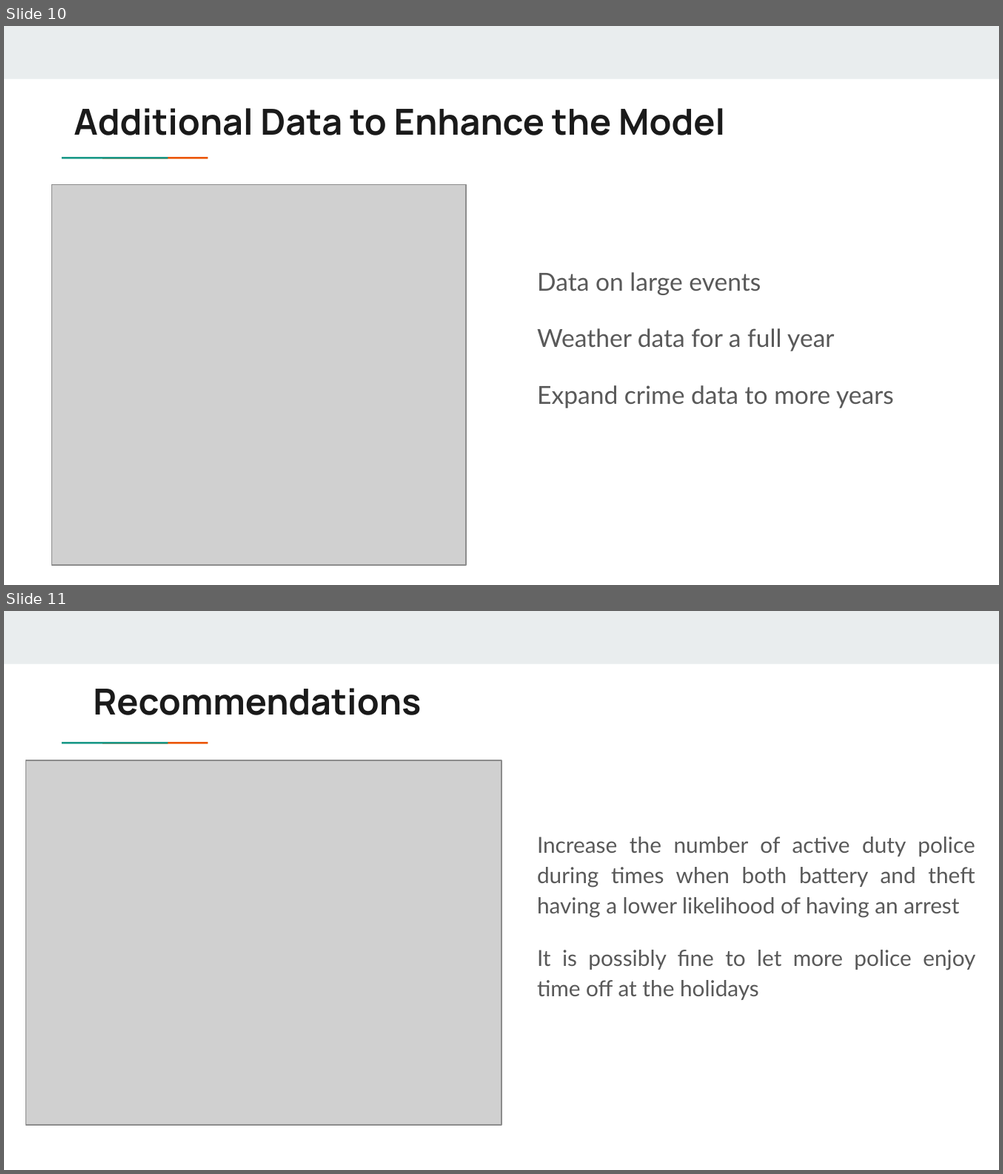
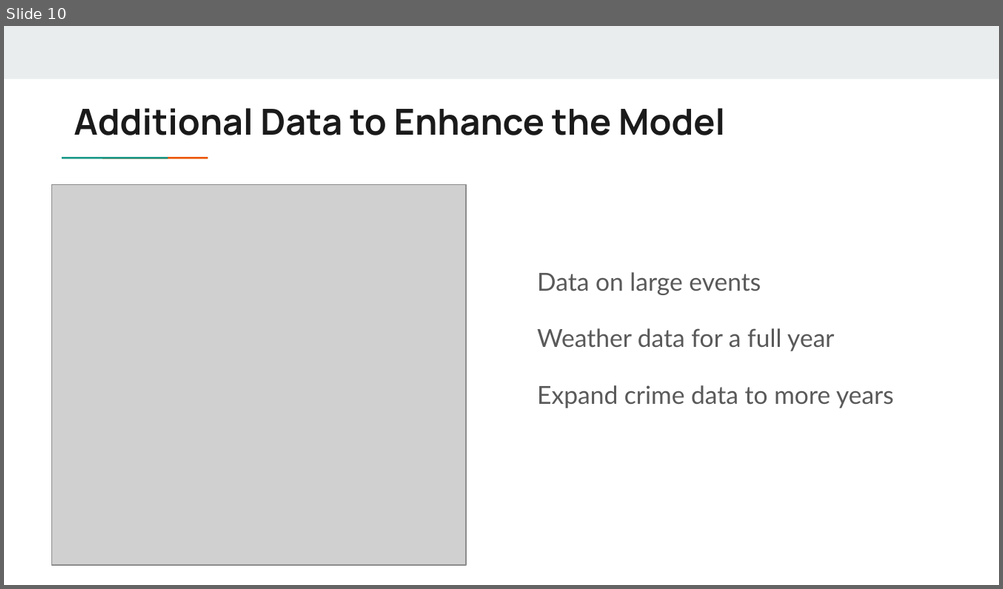
Before and after one commit to scarlett425/portfolio, a slide deck: Chicago Crime.pptx. Shown one above the other, each under a label of ours: slides 10 and 11 before the commit, slide 10 after it. The pictures are 1003x1174 and 1003x589 pixels, drawn with LibreOffice and Linux fonts; fonts in the diff are those of the drawing; grey boxes stand for pictures. Boxes give left, top, right and bottom in pixels: in the first picture for what was removed or moved away, otherwise in the second. Text is boxed around its words. In the diff, an @@ line names an element or a change of style, - is before the commit and + after.

```diff
--- a/Chicago Crime.pptx
+++ b/Chicago Crime.pptx
@@ slide 11 removed at [4,611,999,1170], background #FFFFFF; not listed: 3 template elements that a slide beside it also shows @@
@@ title removed at [93,688,421,715] @@
-Recommendations
@@ picture removed at [26,760,501,1125] @@
@@ text removed at [537,837,975,1000] @@
-Increase the number of active duty police during times when both battery and theft having a lower likelihood of having an arrest
-It is possibly fine to let more police enjoy time off at the holidays
```
Also in this commit, not shown: 1 slide added.
